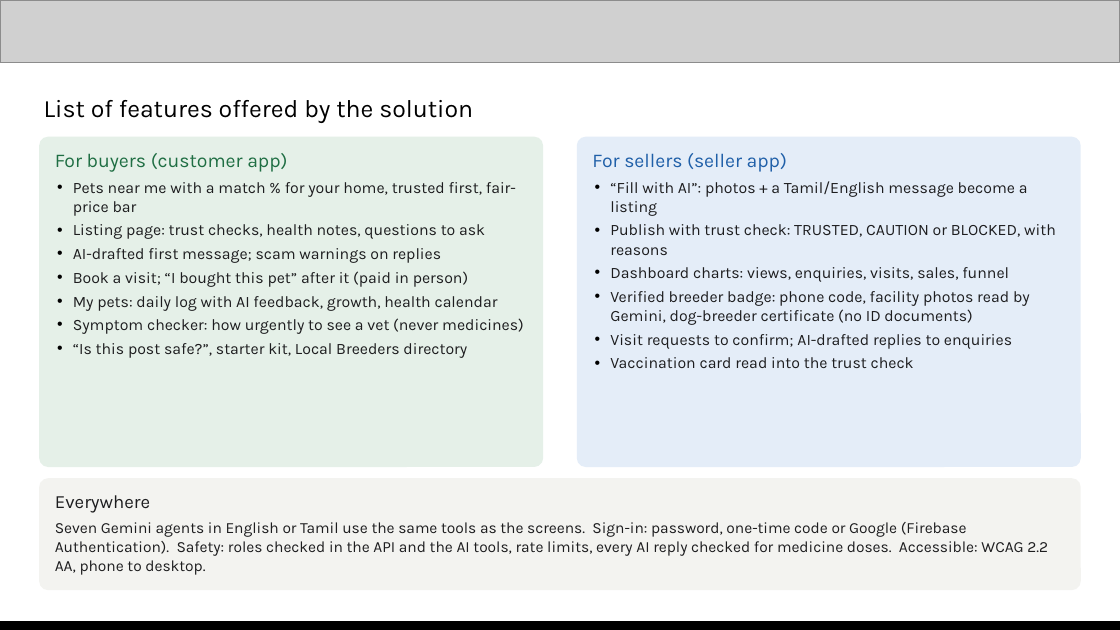
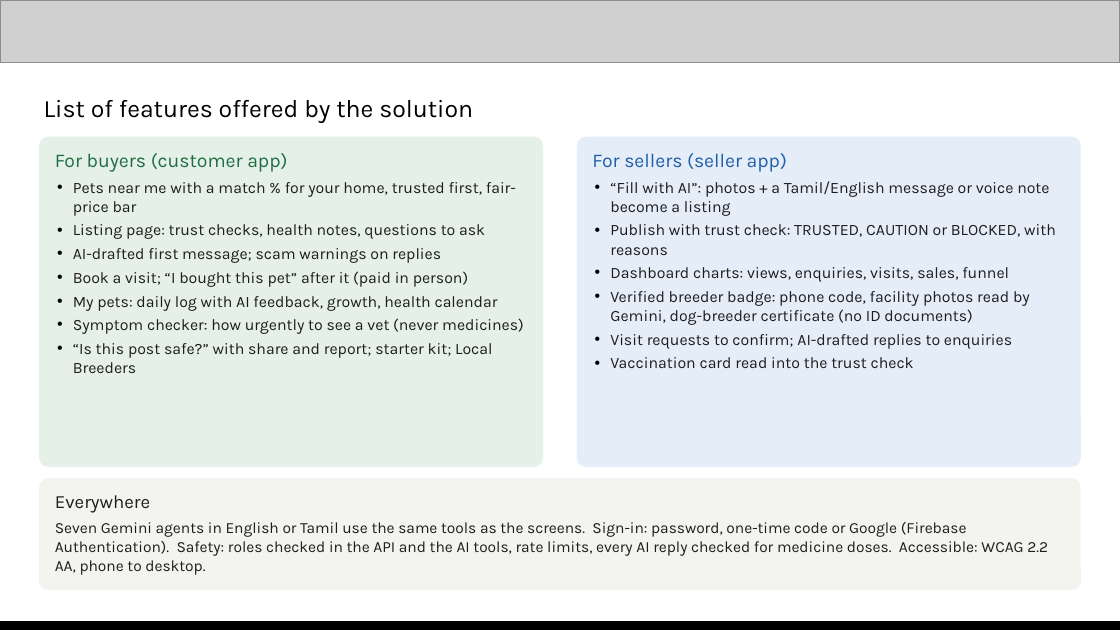
Before and after one commit to sudarsan-22/breedernear-ai, a slide deck: slide 5 of docs/submission/BreederNear-AI-deck.pptx. Drawn at 1120x630 pixels with LibreOffice and Linux fonts; fonts in the diff are those of the drawing; grey boxes stand for pictures. Boxes give left, top, right and bottom in pixels: in the first picture for what was removed or moved away, otherwise in the second. Text is boxed around its words. In the diff, an @@ line names an element or a change of style, - is before the commit and + after.

```diff
--- a/docs/submission/BreederNear-AI-deck.pptx
+++ b/docs/submission/BreederNear-AI-deck.pptx
@@ text at <box>610,181,1049,216</box>: text changed @@
-• “Fill with AI”: photos + a Tamil/English message become a listing
+• “Fill with AI”: photos + a Tamil/English message or voice note become a listing
@@ text at <box>73,343,492,373</box>: text changed @@
-• “Is this post safe?”, starter kit, Local Breeders directory
+• “Is this post safe?” with share and report; starter kit; Local Breeders
```
Also in this commit, not shown: 4 other slides changed, 10 other files.
